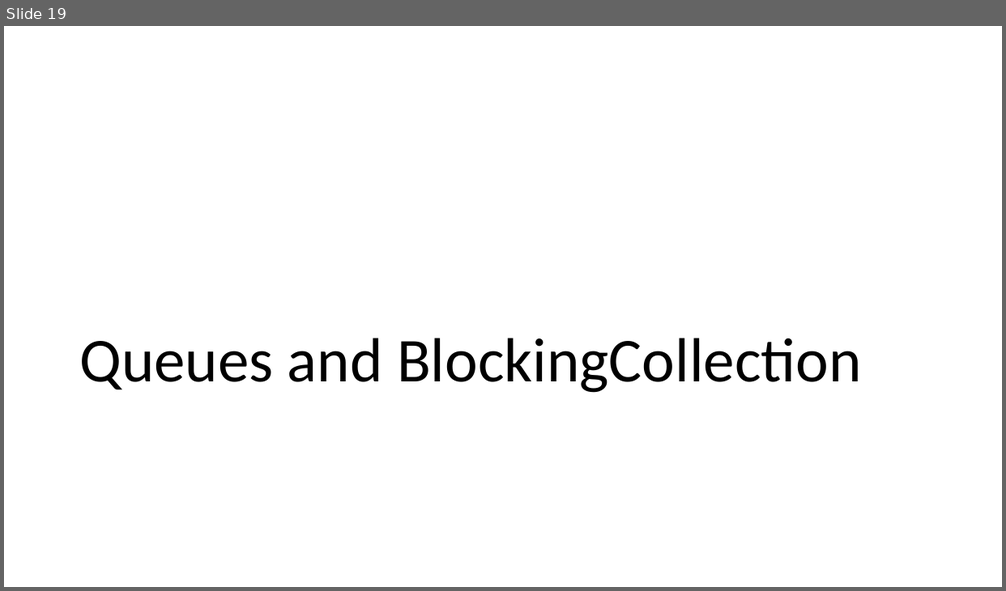
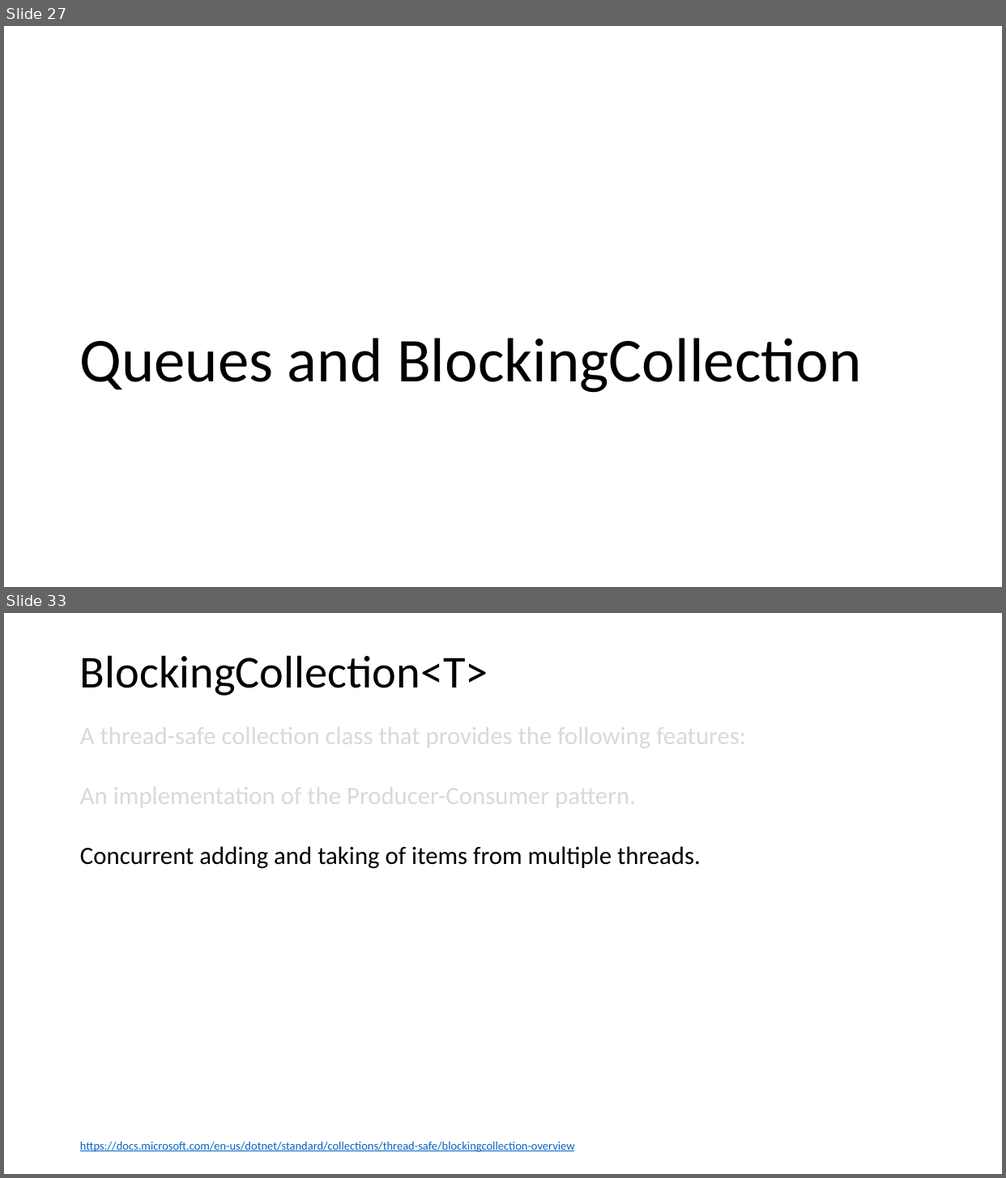
Before and after one commit to codesmurf/st3its3_teaching, a slide deck: 08 Thread Synchronization 2/Thread Synchronization pt 2.pptx. Shown one above the other, each under a label of ours: slide 19 before the commit, slides 27 and 33 after it; the slides between them are not shown. The pictures are 1006x591 and 1006x1178 pixels, drawn with LibreOffice and Linux fonts; fonts in the diff are those of the drawing. Boxes give left, top, right and bottom in pixels: in the first picture for what was removed or moved away, otherwise in the second. Text is boxed around its words. In the diff, an @@ line names an element or a change of style, - is before the commit and + after.

Commit message:
slides update to thread sync pt 2

```diff
--- a/08 Thread Synchronization 2/Thread Synchronization pt 2.pptx
+++ b/08 Thread Synchronization 2/Thread Synchronization pt 2.pptx
@@ slide 33 added at <box>4,613,1002,1174</box>, background #FFFFFF @@
@@ title added at <box>80,655,488,696</box>, 44 pt, text #000000 @@
+BlockingCollection<T>
@@ text added at <box>80,721,746,869</box>, 24 pt, text #D9D9D9 @@
+A thread-safe collection class that provides the following features:
+An implementation of the Producer-Consumer pattern.
+Concurrent adding and taking of items from multiple threads.
@@ text added at <box>80,1142,575,1152</box>, 11.2 pt, text #0563C1, underline @@
+https://docs.microsoft.com/en-us/dotnet/standard/collections/thread-safe/blockingcollection-overview
@@ what was slide 19 is now slide 27 @@
```
Also in this commit, not shown: 14 slides changed, 18 other slides added, 1 other file.
